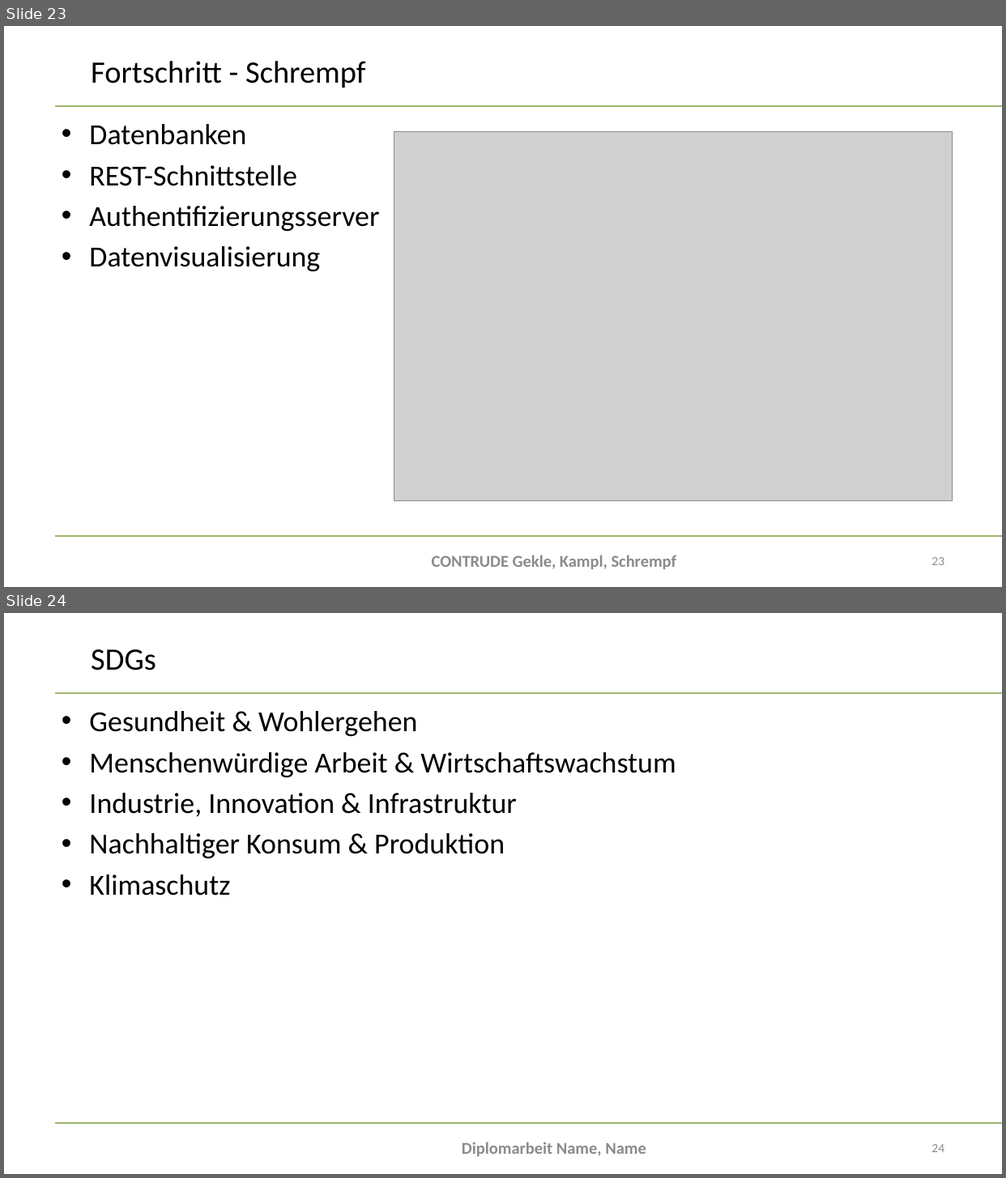
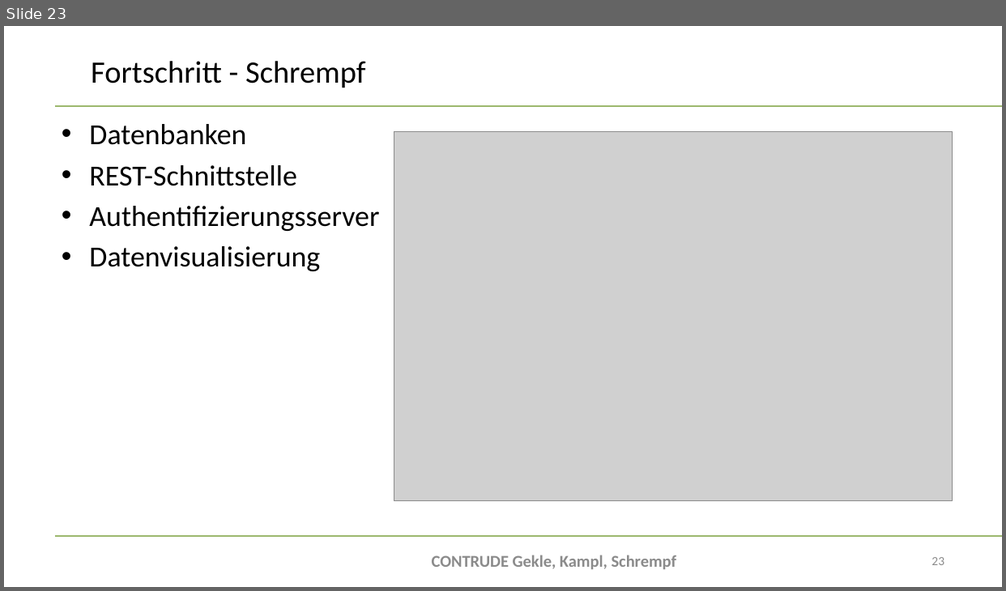
Before and after one commit to bitsneak/Contrude, a slide deck: Diplomarbeit/doc/Presentations/DA-Präsentation2024_Zweitpräsentation.pptx. Shown one above the other, each under a label of ours: slides 23 and 24 before the commit, slide 23 after it. The pictures are 1006x1178 and 1006x591 pixels, drawn with LibreOffice and Linux fonts; fonts in the diff are those of the drawing; grey boxes stand for pictures; background and template pictures are left out. Boxes give left, top, right and bottom in pixels: in the first picture for what was removed or moved away, otherwise in the second. Text is boxed around its words. In the diff, an @@ line names an element or a change of style, - is before the commit and + after.

```diff
--- a/Diplomarbeit/doc/Presentations/DA-Präsentation2024_Zweitpräsentation.pptx
+++ b/Diplomarbeit/doc/Presentations/DA-Präsentation2024_Zweitpräsentation.pptx
@@ slide 24 removed at bbox=[4, 613, 1002, 1174], background #FFFFFF; not listed: 2 template elements that a slide beside it also shows @@
@@ title removed at bbox=[91, 649, 156, 671] @@
-SDGs
@@ text removed at bbox=[89, 711, 675, 896] @@
-• Gesundheit & Wohlergehen
-• Menschenwürdige Arbeit & Wirtschaftswachstum
-• Industrie, Innovation & Infrastruktur
-• Nachhaltiger Konsum & Produktion
-• Klimaschutz
@@ text removed at bbox=[462, 1142, 646, 1157] @@
-Diplomarbeit Name, Name
@@ page number removed at bbox=[931, 1144, 944, 1152] @@
-24
```
Also in this commit, not shown: 9 slides changed, 1 slide added, 1 other file.
